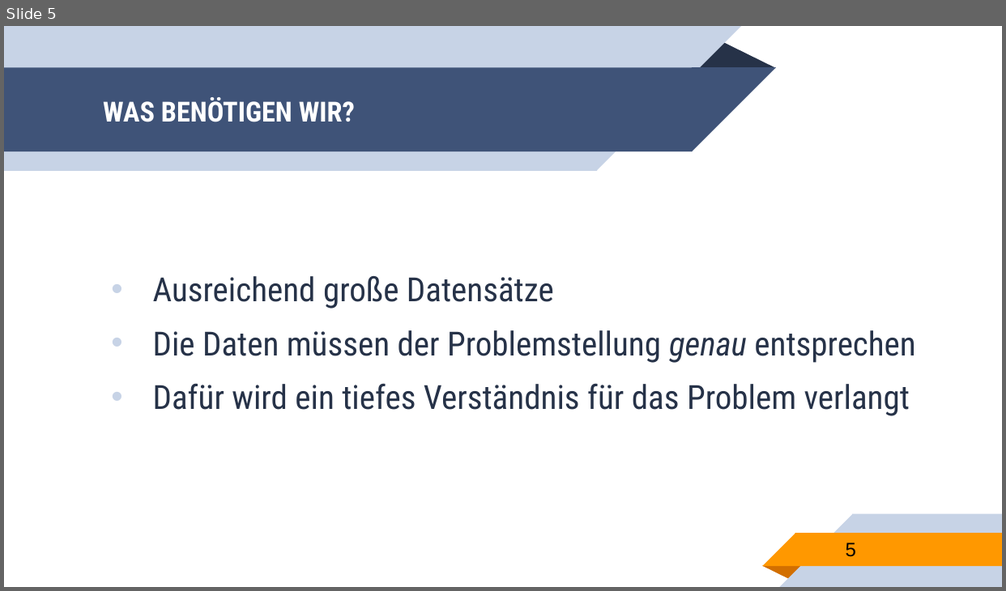
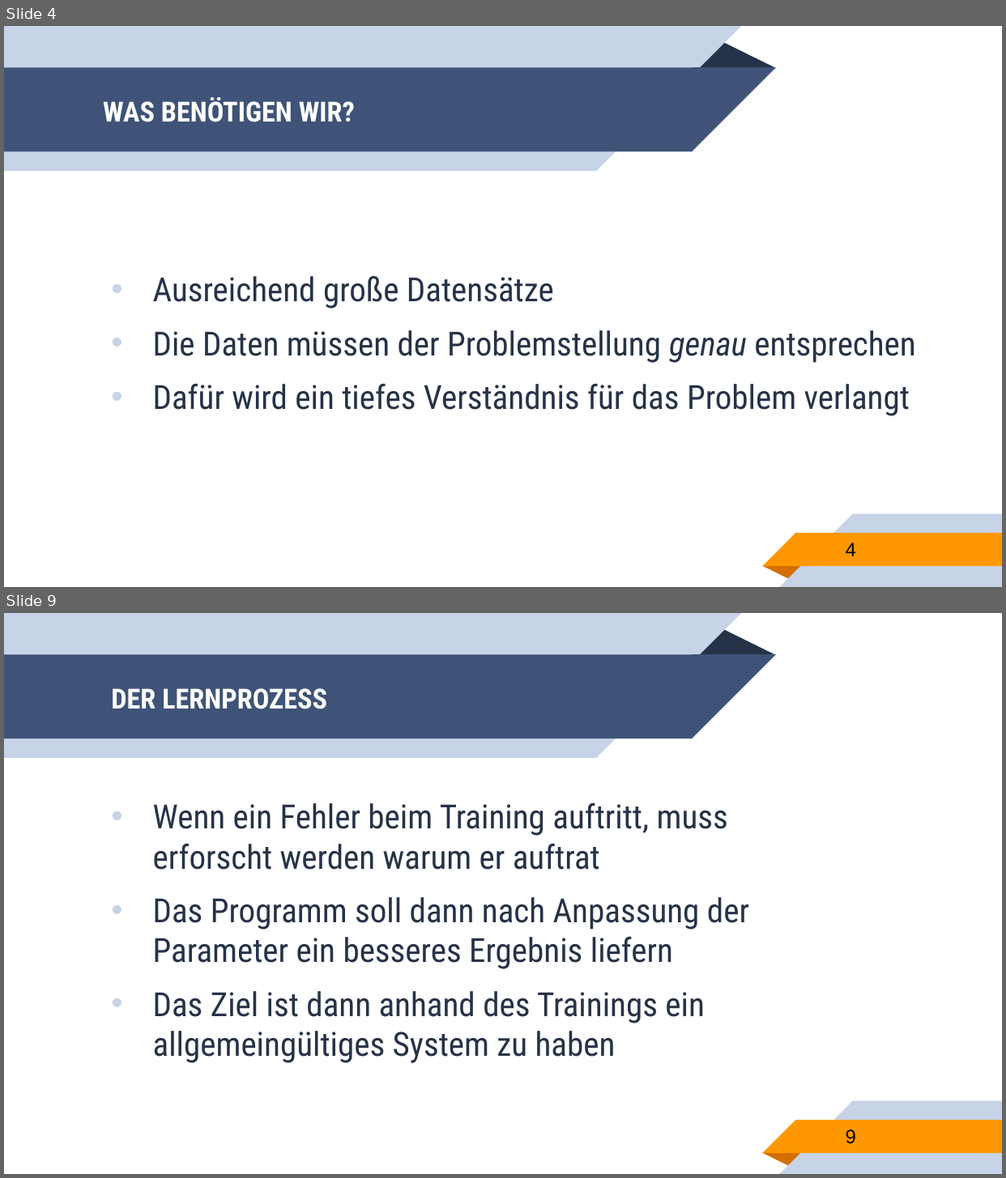
Before and after one commit to franneck94/UdemyML, a slide deck: lectures/MachineLearning.pptx. Shown one above the other, each under a label of ours: slide 5 before the commit, slides 4 and 9 after it; the slides between them are not shown. The pictures are 1006x591 and 1006x1178 pixels, drawn with LibreOffice and Linux fonts; fonts in the diff are those of the drawing. Boxes give left, top, right and bottom in pixels: in the first picture for what was removed or moved away, otherwise in the second. Text is boxed around its words. In the diff, an @@ line names an element or a change of style, - is before the commit and + after.

```diff
--- a/lectures/MachineLearning.pptx
+++ b/lectures/MachineLearning.pptx
@@ slide 9 added at (4,613,1002,1174), background #FFFFFF; not listed: 10 template elements that a slide beside it also shows @@
@@ title added at (111,688,327,709), 20 pt, text #FFFFFF, bold @@
+DER LERNPROZESS
@@ text added at (153,803,749,1063), 24 pt, text #263248 @@
+• Wenn ein Fehler beim Training auftritt, muss erforscht werden warum er auftrat
+• Das Programm soll dann nach Anpassung der Parameter ein besseres Ergebnis liefern
+• Das Ziel ist dann anhand des Trainings ein allgemeingültiges System zu haben
@@ page number added at (846,1130,856,1144), 14 pt, text #000000 @@
+9
@@ what was slide 5 is now slide 4 @@
@@ page number at (846,543,856,557): text changed @@
-5
+4
```
Also in this commit, not shown: 1 slide changed, 3 other slides added, 1 slide removed, 4 other files.
